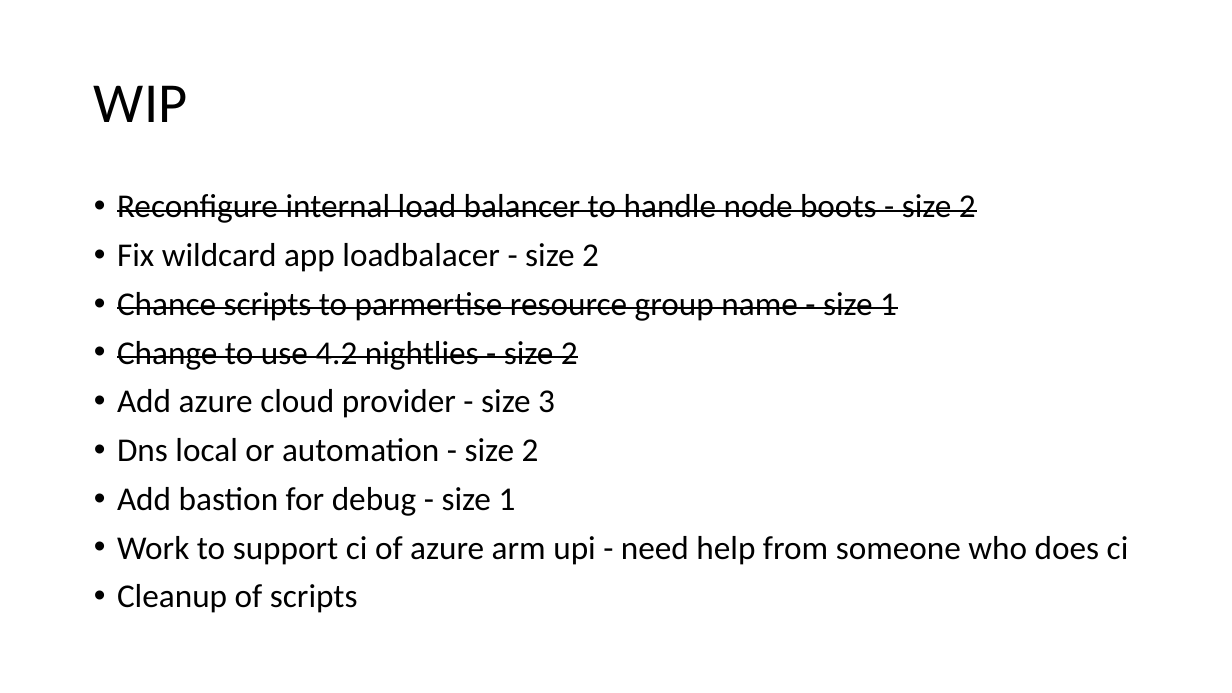
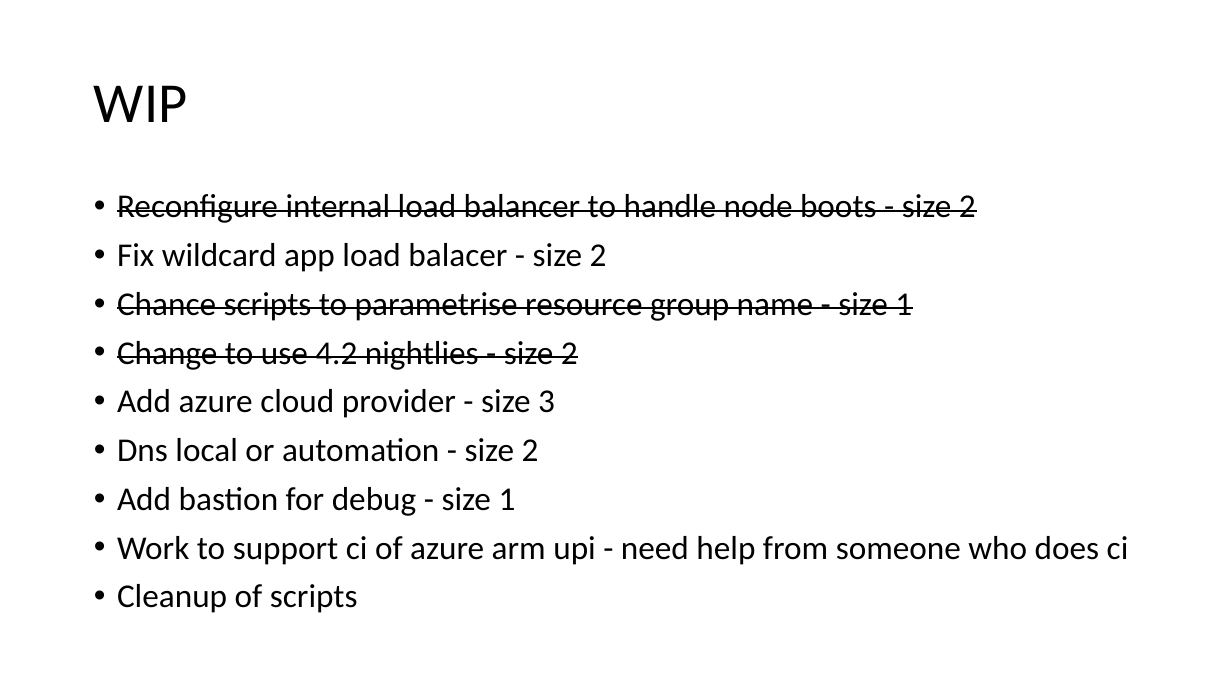
Before and after one commit to glennswest/ocpupi4azure, a slide deck: slide 2 of arm/doc/azocpupidemo2.pptx. Drawn at 1232x693 pixels with LibreOffice and Linux fonts; fonts in the diff are those of the drawing. Boxes give left, top, right and bottom in pixels: in the first picture for what was removed or moved away, otherwise in the second. Text is boxed around its words. In the diff, an @@ line names an element or a change of style, - is before the commit and + after.

```diff
--- a/arm/doc/azocpupidemo2.pptx
+++ b/arm/doc/azocpupidemo2.pptx
@@ text at (x1=117, y1=243, x2=912, y2=321): text changed @@
-• Fix wildcard app loadbalacer - size 2
-• Chance scripts to parmertise resource group name - size 1
+• Fix wildcard app load balacer - size 2
+• Chance scripts to parametrise resource group name - size 1
```
Also in this commit, not shown: 1 other slide changed, 2 slides added, 1 other file.
